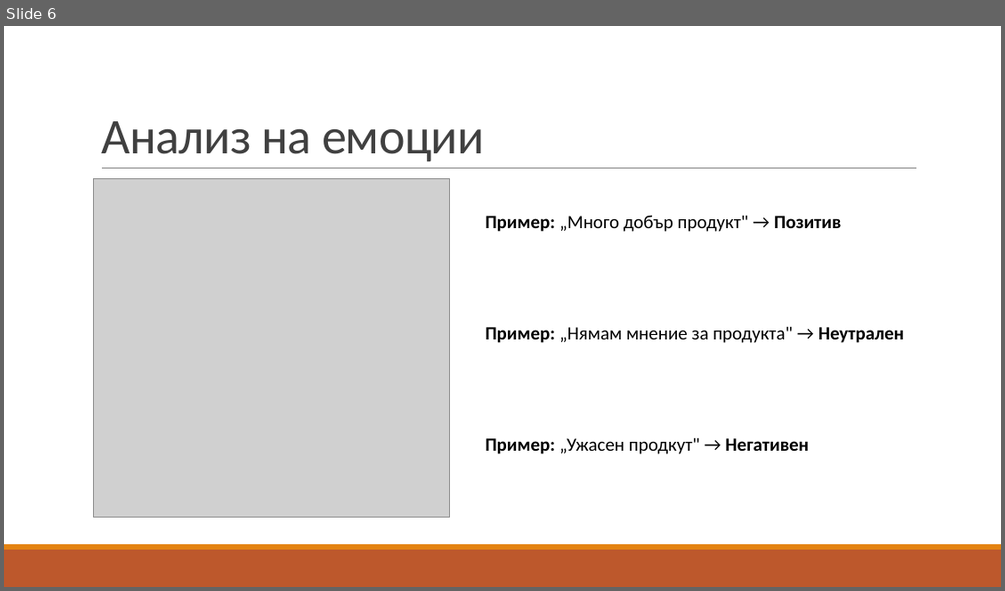
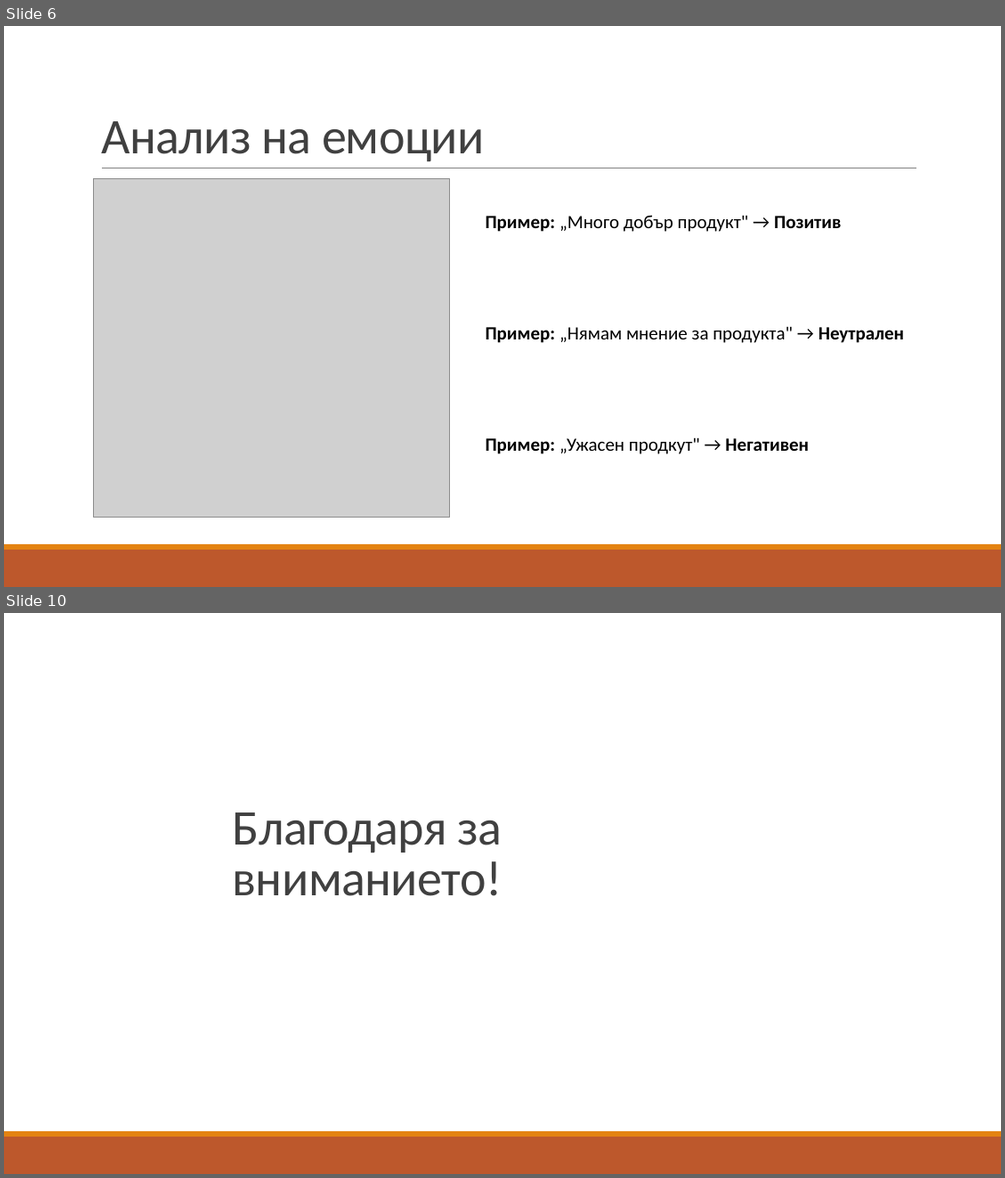
Before and after one commit to pgee-dzi2024/ThemePP_2605, a slide deck: DR/защита.pptx. Shown one above the other, each under a label of ours: slide 6 before the commit, slides 6 and 10 after it; the slides between them are not shown. The pictures are 1005x591 and 1005x1178 pixels, drawn with LibreOffice and Linux fonts; fonts in the diff are those of the drawing; grey boxes stand for pictures. Boxes give left, top, right and bottom in pixels: in the first picture for what was removed or moved away, otherwise in the second. Text is boxed around its words. In the diff, an @@ line names an element or a change of style, - is before the commit and + after.

```diff
--- a/DR/защита.pptx
+++ b/DR/защита.pptx
@@ slide 10 added at bbox=[4, 613, 1001, 1174], background #FFFFFF; not listed: 2 template elements that a slide beside it also shows @@
@@ rectangle added at bbox=[100, 741, 937, 771], fill #FFFFFF, outline #FFFFFF 1.25 pt @@
@@ title added at bbox=[233, 812, 502, 896], 48 pt, text #404040 @@
+Благодаря за вниманието!
```
Also in this commit, not shown: 2 slides changed, 3 other slides added.
